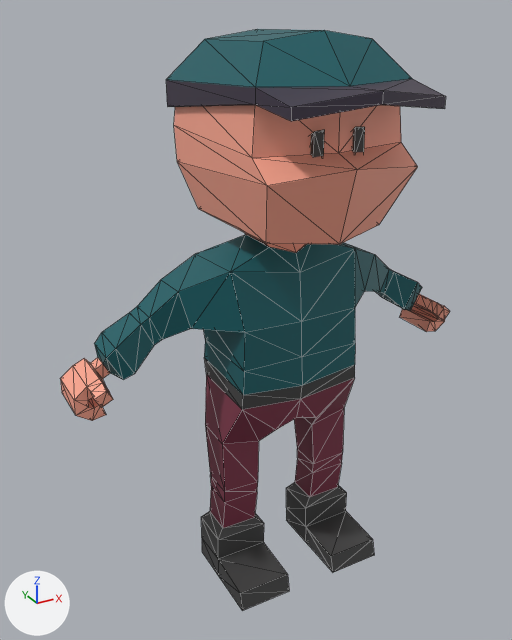
An edit to the glTF model characters/person/person.glb, drawn before and after from the same camera.
One viewpoint serves both versions: a 50 mm camera at (-1.139, -1.916, 1.916) aimed at (-0.099, -0.023, 0.97). The lights are fixed; the arrows at lower left show +X, +Y and +Z. Mesh edges are drawn as thin lines. Vertices at the same position are counted once.

The older version as bpy lines, for what is in view:
```python
me_cube = bpy.data.meshes.new('Cube')
me_cube.from_pydata(...)  # 320 vertices, 624 faces; spans x -0.73..0.73, y -0.48..0.29, z 0.0..1.86
me_cube.materials.append(mat_material)  # picture img_palette
ob_character = bpy.data.objects.new('Character', me_cube)
ob_character.location = (0.0, 0.0, 0.0)
```
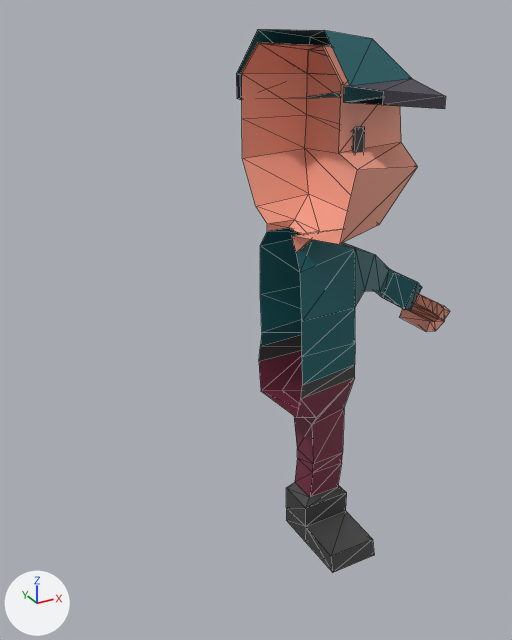
Changed parts and their boxes [x1, y1, x2, y2] in the pictures (512 x 640 px):
'Character', reshaped (45% narrower, 7% shorter): before [60, 29, 450, 611]; after [236, 29, 450, 572]
part 1 of me_cube, deleted: before [310, 130, 325, 158]
part 2 of me_cube, deleted: before [60, 29, 383, 611]

Edits to the bpy script that builds the scene:
```text
Change me_cube:
    used by ob_character; location = (0.0, 0.0, 0.0)
    remove me_cube.from_pydata(...)  # 320 vertices, 624 faces; spans x -0.73..0.73, y -0.48..0.29, z 0.0..1.86
    add me_cube.from_pydata(...)  # 180 vertices, 312 faces; spans x 0.0..0.73, y -0.48..0.29, z 0.0..1.86
    me_cube part 1: the loose piece of 8 vertices spanning x -0.08..-0.05, y -0.31..-0.27, z 1.53..1.62 is deleted
    me_cube part 2
    132 vertices are removed from x -0.73..-0.08, y -0.45..0.26, z 0.0..1.84
    300 faces are deleted
```
